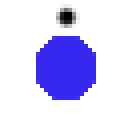
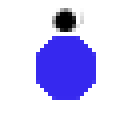
Revision of a layered 128x128 image; what changed, layer by layer:
painted on "Background" over 52, 4, 84, 32
